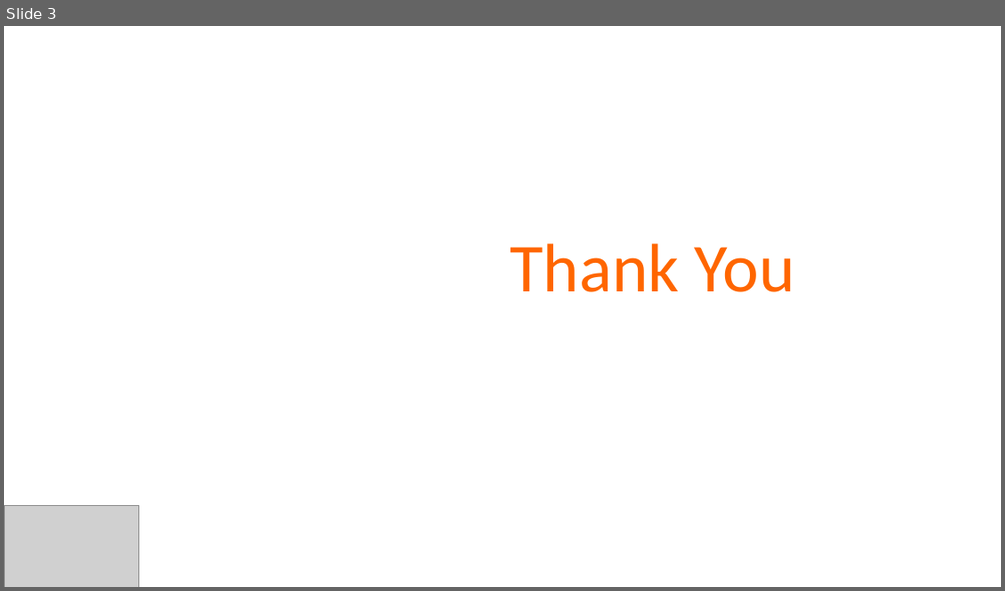
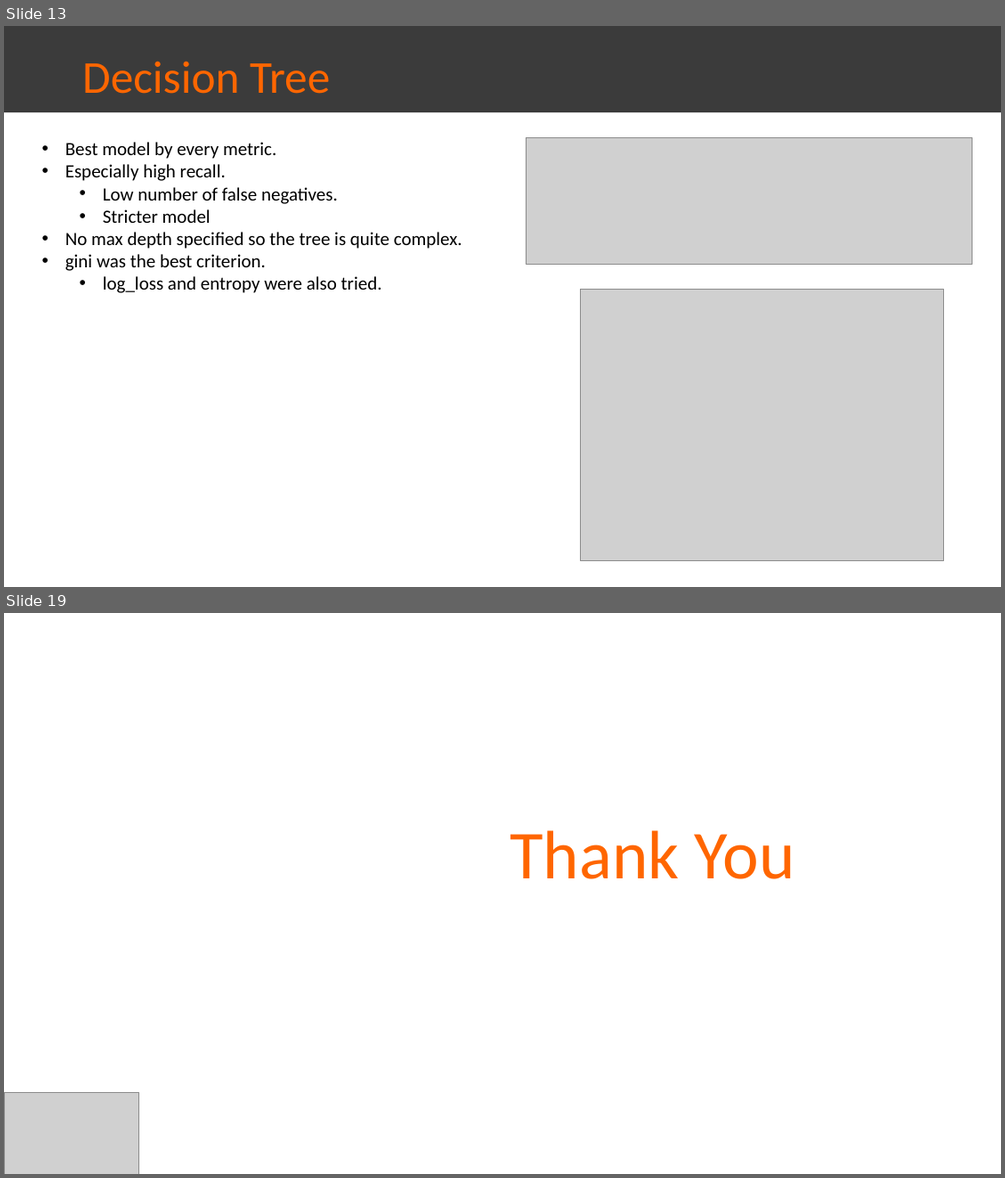
Before and after one commit to farischaudhry/twitter-sentiment-analysis, a slide deck: Final.pptx. Shown one above the other, each under a label of ours: slide 3 before the commit, slides 13 and 19 after it; the slides between them are not shown. The pictures are 1005x591 and 1005x1178 pixels, drawn with LibreOffice and Linux fonts; fonts in the diff are those of the drawing; grey boxes stand for pictures. Boxes give left, top, right and bottom in pixels: in the first picture for what was removed or moved away, otherwise in the second. Text is boxed around its words. In the diff, an @@ line names an element or a change of style, - is before the commit and + after.

```diff
--- a/Final.pptx
+++ b/Final.pptx
@@ slide 13 added at (4, 26, 1001, 587), background #FFFFFF @@
@@ rectangle added at (4, 26, 1001, 112), fill #3B3B3B, 44 pt, text #FF6600 @@
+Decision Tree
@@ text added at (65, 142, 462, 293), 18 pt, text #000000 @@
+• Best model by every metric.
+• Especially high recall.
+  • Low number of false negatives.
+  • Stricter model
+• No max depth specified so the tree is quite complex.
+• gini was the best criterion.
+  • log_loss and entropy were also tried.
@@ picture added at (526, 137, 972, 264) @@
@@ picture added at (580, 289, 943, 560) @@
@@ what was slide 3 is now slide 19 @@
```
Also in this commit, not shown: 1 slide changed, 16 other slides added, 1 slide removed, 2 other files.
